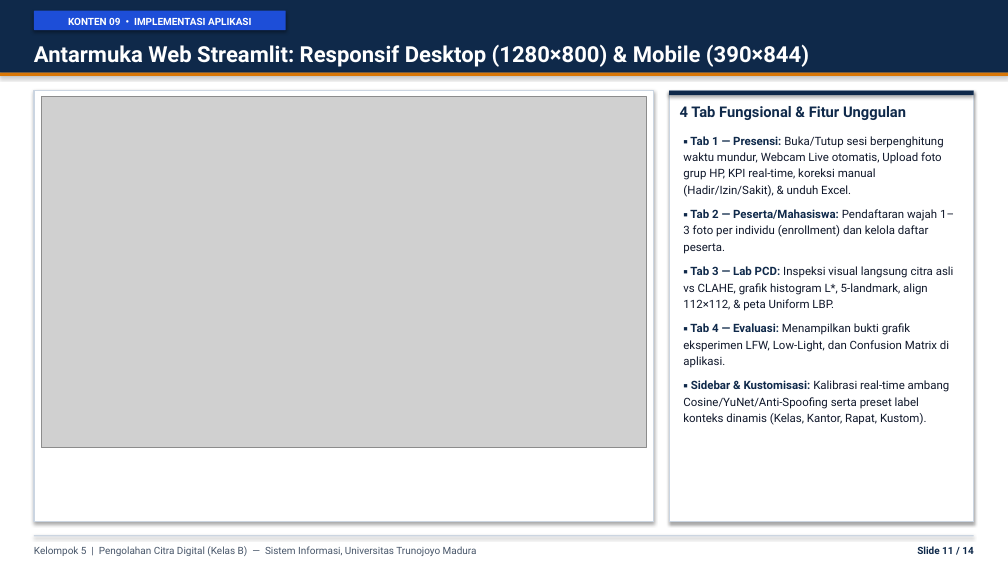
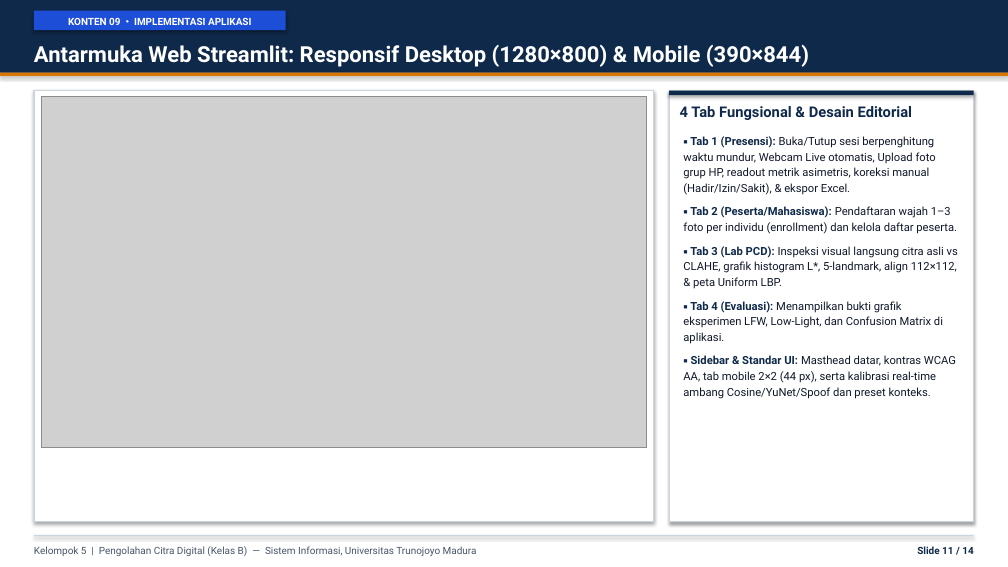
Before and after one commit to attaramadhani/UAS-PCD-Presensi-Wajah-Cerdas, a slide deck: slide 11 of docs/Presentasi_Final_Project_PCD_Kelompok5.pptx. Drawn at 1008x567 pixels with LibreOffice and Linux fonts; fonts in the diff are those of the drawing; grey boxes stand for pictures. Boxes give left, top, right and bottom in pixels: in the first picture for what was removed or moved away, otherwise in the second. Text is boxed around its words. In the diff, an @@ line names an element or a change of style, - is before the commit and + after.

Commit message:
Redesign UI (Editorial Daylight WCAG AA) & update DOCX/PDF/PPTX reports

```diff
--- a/docs/Presentasi_Final_Project_PCD_Kelompok5.pptx
+++ b/docs/Presentasi_Final_Project_PCD_Kelompok5.pptx
@@ text at [680, 106, 913, 120]: text changed @@
-4 Tab Fungsional & Fitur Unggulan
+4 Tab Fungsional & Desain Editorial
@@ text at [683, 136, 958, 399]: text changed; size 10.9 to 10.7 pt @@
-▪ Tab 1 — Presensi: Buka/Tutup sesi berpenghitung waktu mundur, Webcam Live otomatis, Upload foto grup HP, KPI real-time, koreksi manual (Hadir/Izin/Sakit), & unduh Excel.
-▪ Tab 2 — Peserta/Mahasiswa: Pendaftaran wajah 1–3 foto per individu (enrollment) dan kelola daftar peserta.
-▪ Tab 3 — Lab PCD: Inspeksi visual langsung citra asli vs CLAHE, grafik histogram L*, 5-landmark, align 112×112, & peta Uniform LBP.
-▪ Tab 4 — Evaluasi: Menampilkan bukti grafik eksperimen LFW, Low-Light, dan Confusion Matrix di aplikasi.
-▪ Sidebar & Kustomisasi: Kalibrasi real-time ambang Cosine/YuNet/Anti-Spoofing serta preset label konteks dinamis (Kelas, Kantor, Rapat, Kustom).
+▪ Tab 1 (Presensi): Buka/Tutup sesi berpenghitung waktu mundur, Webcam Live otomatis, Upload foto grup HP, readout metrik asimetris, koreksi manual (Hadir/Izin/Sakit), & ekspor Excel.
+▪ Tab 2 (Peserta/Mahasiswa): Pendaftaran wajah 1–3 foto per individu (enrollment) dan kelola daftar peserta.
+▪ Tab 3 (Lab PCD): Inspeksi visual langsung citra asli vs CLAHE, grafik histogram L*, 5-landmark, align 112×112, & peta Uniform LBP.
+▪ Tab 4 (Evaluasi): Menampilkan bukti grafik eksperimen LFW, Low-Light, dan Confusion Matrix di aplikasi.
+▪ Sidebar & Standar UI: Masthead datar, kontras WCAG AA, tab mobile 2×2 (44 px), serta kalibrasi real-time ambang Cosine/YuNet/Spoof dan preset konteks.
```
Also in this commit, not shown: 7 other files.
